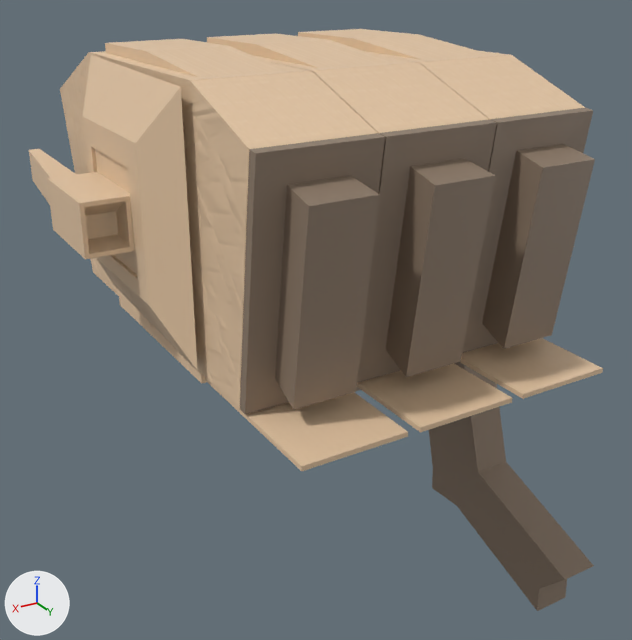
An edit to the glTF model 制作delta/Asset/Models/Weapon/Missile/FrontMissile/3LineMissile.gltf, drawn before and after from the same camera.
Before and after are seen from a camera (50 mm lens) standing at (3.48, 2.89, 3.41) and looking at (1.15, -1.0, 1.47). Arrows for +X, +Y and +Z are at lower left; the lights stay in place. The first picture is the older version. Where no turn or scale is listed for an object, it has been applied to the vertices.

Objects in the first picture: '円柱', '円柱.001', '円柱.002', '円柱.003'.
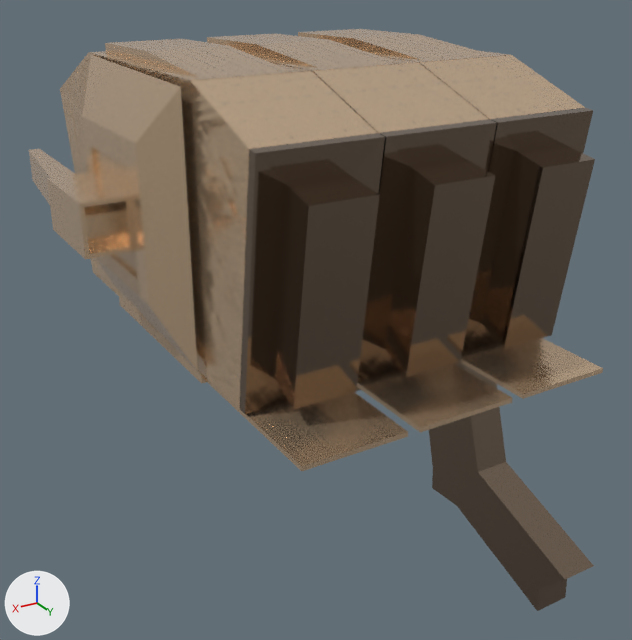
Where the change shows, as pixel boxes [x1, y1, x2, y2] in the pictures (632 x 640 px):
'円柱', surface changed (darker): [29, 29, 603, 611] in both
'円柱.003', surface changed (darker): [240, 133, 385, 414] in both
'円柱.001', surface changed (darker): [357, 120, 497, 383] in both
'円柱.002', surface changed (darker): [462, 108, 595, 353] in both

What changed in the scene script:
```text
Change mat_material:
    where n0 = _N.new('ShaderNodeBsdfPrincipled'); n0.name = 'Principled BSDF'
    add n0.inputs[2].default_value = 0.225  # 'Roughness'
    add n0.inputs[1].default_value = 0.801  # 'Metallic'
Change mat_マテリアル:
    mat_マテリアル.roughness: 0.5 -> 0.068
    mat_マテリアル.metallic: 0.0 -> 0.955
```
